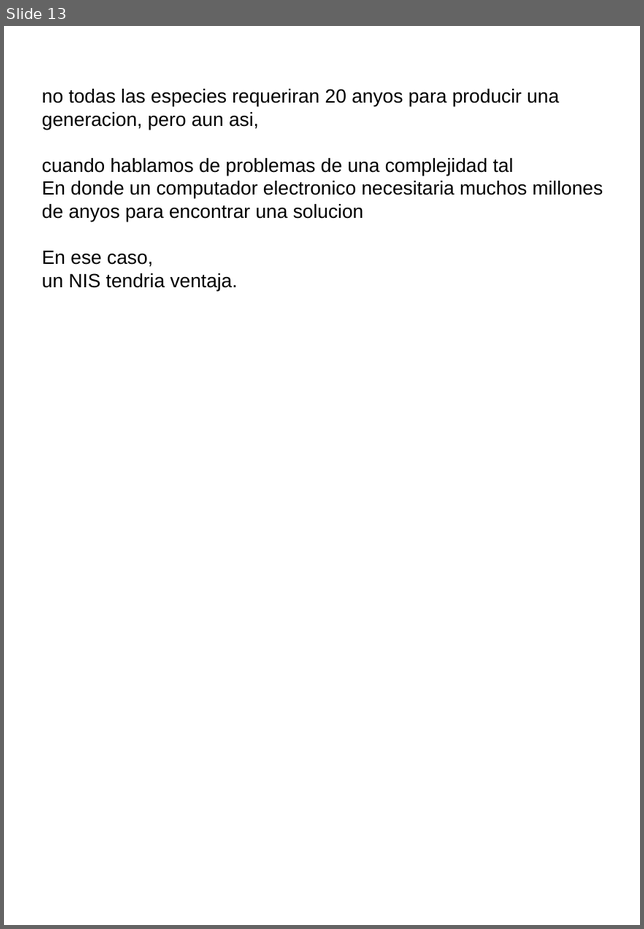
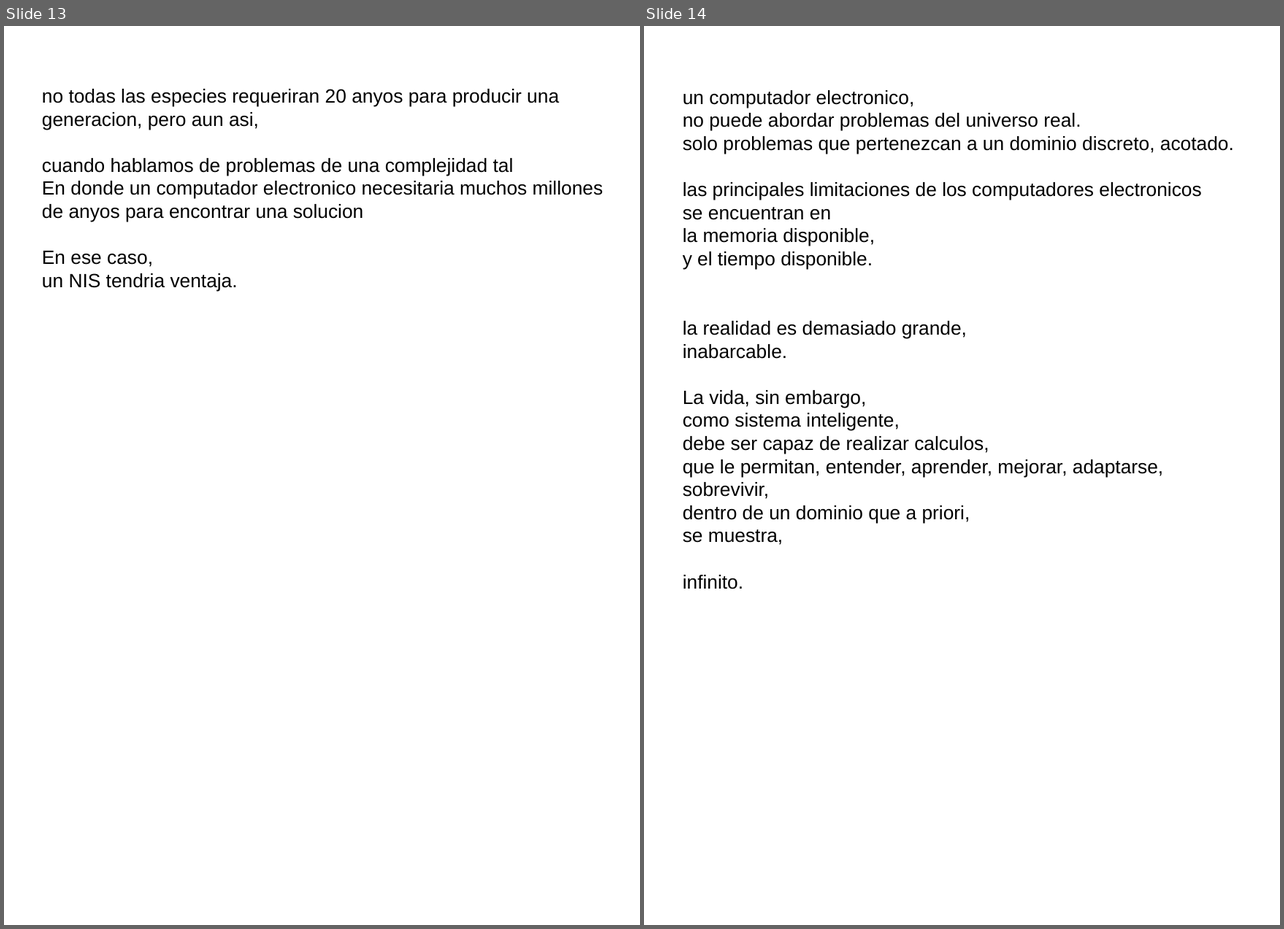
Before and after one commit to fabhrius/La-Cosa, a slide deck: capitulos/Potencia del sistema/Potencia del sistema.odp. Shown side by side, each under a label of ours: slide 13 before the commit, slides 13 and 14 after it. The pictures are 644x929 and 1284x929 pixels, drawn with LibreOffice and Linux fonts; fonts in the diff are those of the drawing. Boxes give left, top, right and bottom in pixels: in the first picture for what was removed or moved away, otherwise in the second. Text is boxed around its words. In the diff, an @@ line names an element or a change of style, - is before the commit and + after.

```diff
--- a/capitulos/Potencia del sistema/Potencia del sistema.odp
+++ b/capitulos/Potencia del sistema/Potencia del sistema.odp
@@ slide 14 added at (x1=644, y1=26, x2=1280, y2=925), background #FFFFFF @@
@@ text added at (x1=683, y1=90, x2=1234, y2=545), 18 pt, text #000000 @@
+un computador electronico,
+no puede abordar problemas del universo real.
+solo problemas que pertenezcan a un dominio discreto, acotado.
+las principales limitaciones de los computadores electronicos
+se encuentran en
+la memoria disponible,
+y el tiempo disponible.
+la realidad es demasiado grande,
+inabarcable.
+La vida, sin embargo,
+como sistema inteligente,
+debe ser capaz de realizar calculos,
+que le permitan, entender, aprender, mejorar, adaptarse, sobrevivir,
+dentro de un dominio que a priori,
+se muestra,
+infinito.
```
Also in this commit, not shown: 9 slides removed, 1 other file.
